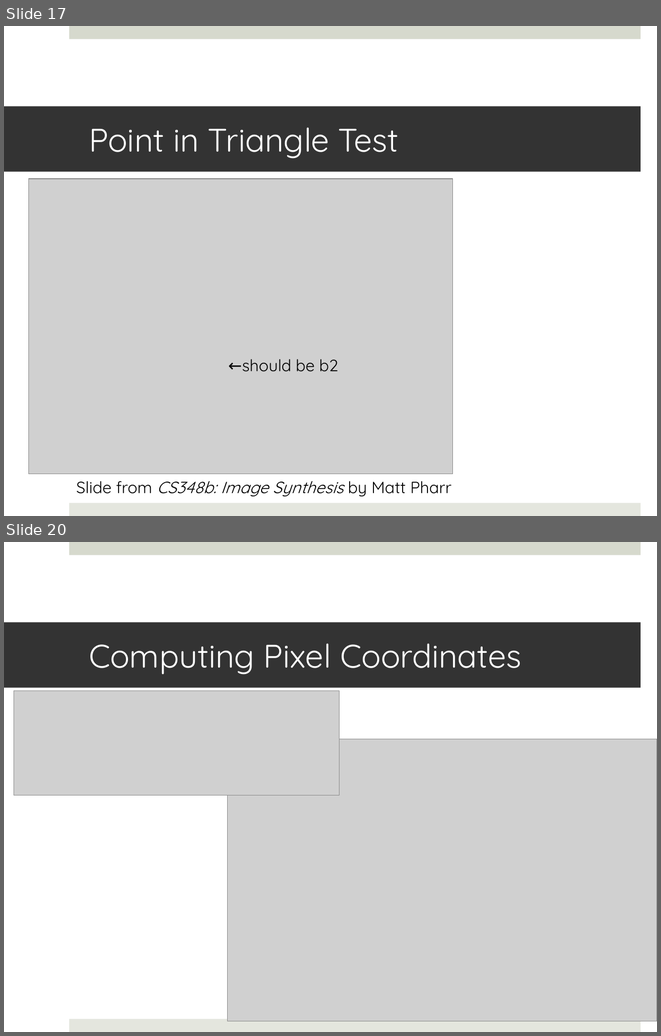
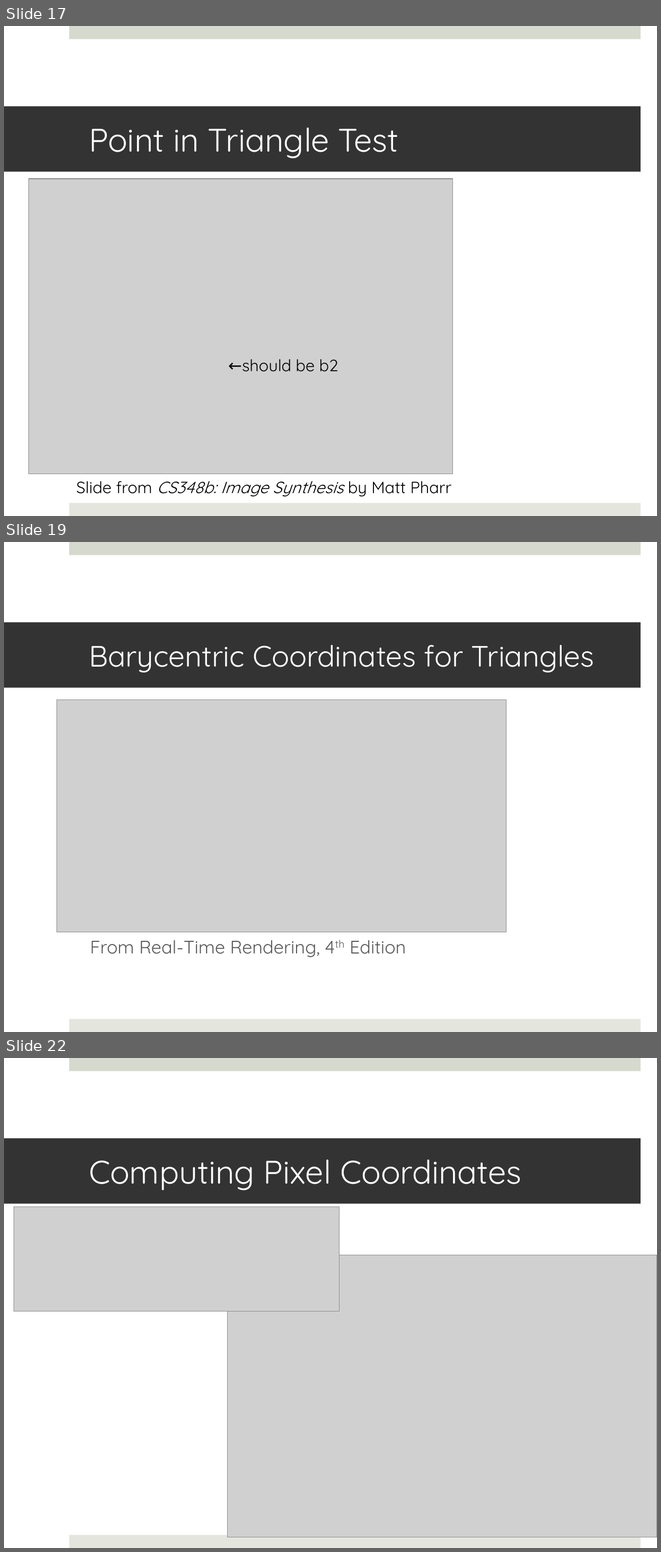
Before and after one commit to shaffer1/UIllinois_Rendering, a slide deck: Lecture-2-Ray Tracing.pptx. Shown one above the other, each under a label of ours: slides 17 and 20 before the commit, slides 17, 19 and 22 after it; the slides between them are not shown. The pictures are 661x1036 and 661x1552 pixels, drawn with LibreOffice and Linux fonts; fonts in the diff are those of the drawing; grey boxes stand for pictures. Boxes give left, top, right and bottom in pixels: in the first picture for what was removed or moved away, otherwise in the second. Text is boxed around its words. In the diff, an @@ line names an element or a change of style, - is before the commit and + after.

```diff
--- a/Lecture-2-Ray Tracing.pptx
+++ b/Lecture-2-Ray Tracing.pptx
@@ slide 19 added at <box>4,542,657,1032</box>, background #FFFFFF; not listed: 2 template elements that a slide beside it also shows @@
@@ title added at <box>4,623,641,688</box>, fill #333333, 32.4 pt, text #FFFFFF @@
+Barycentric Coordinates for Triangles
@@ picture added at <box>57,699,506,932</box> @@
@@ text added at <box>90,940,406,957</box>, 20 pt, text #595959 @@
+From Real-Time Rendering, 4th Edition
@@ what was slide 20 is now slide 22 @@
```
Also in this commit, not shown: 1 slide changed, 1 other slide added.
